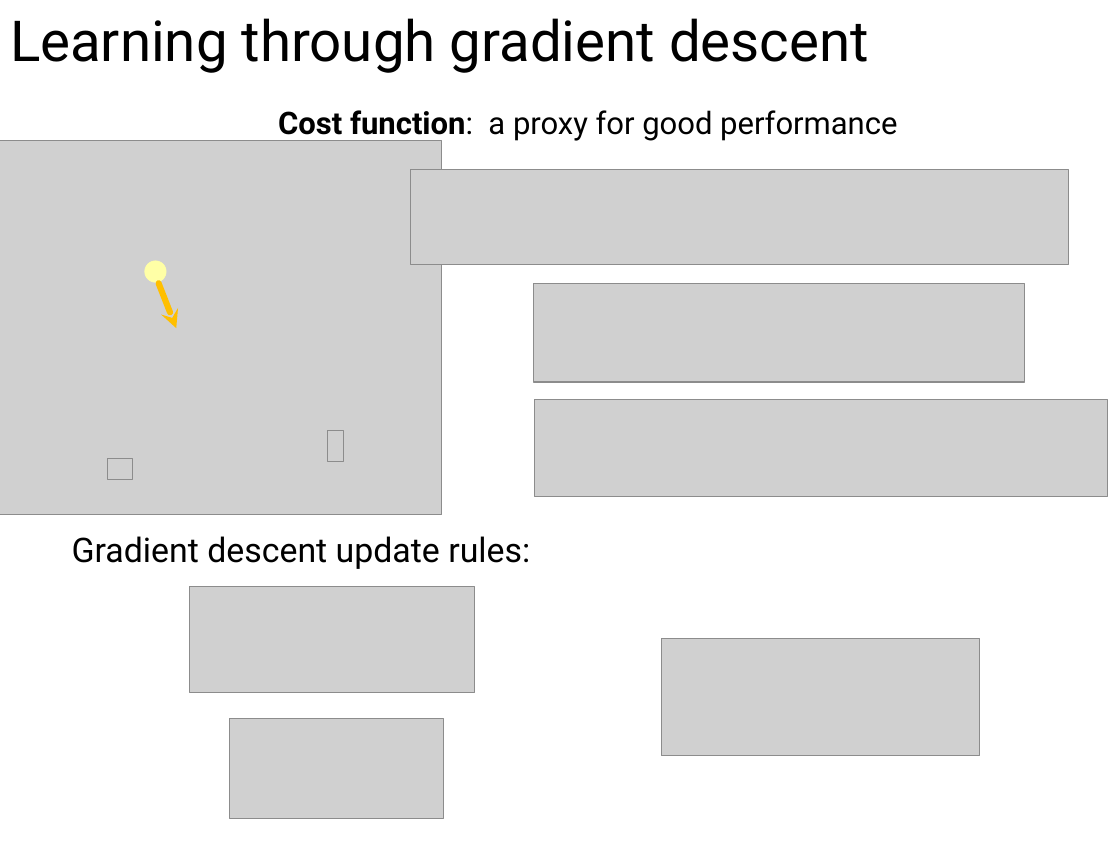
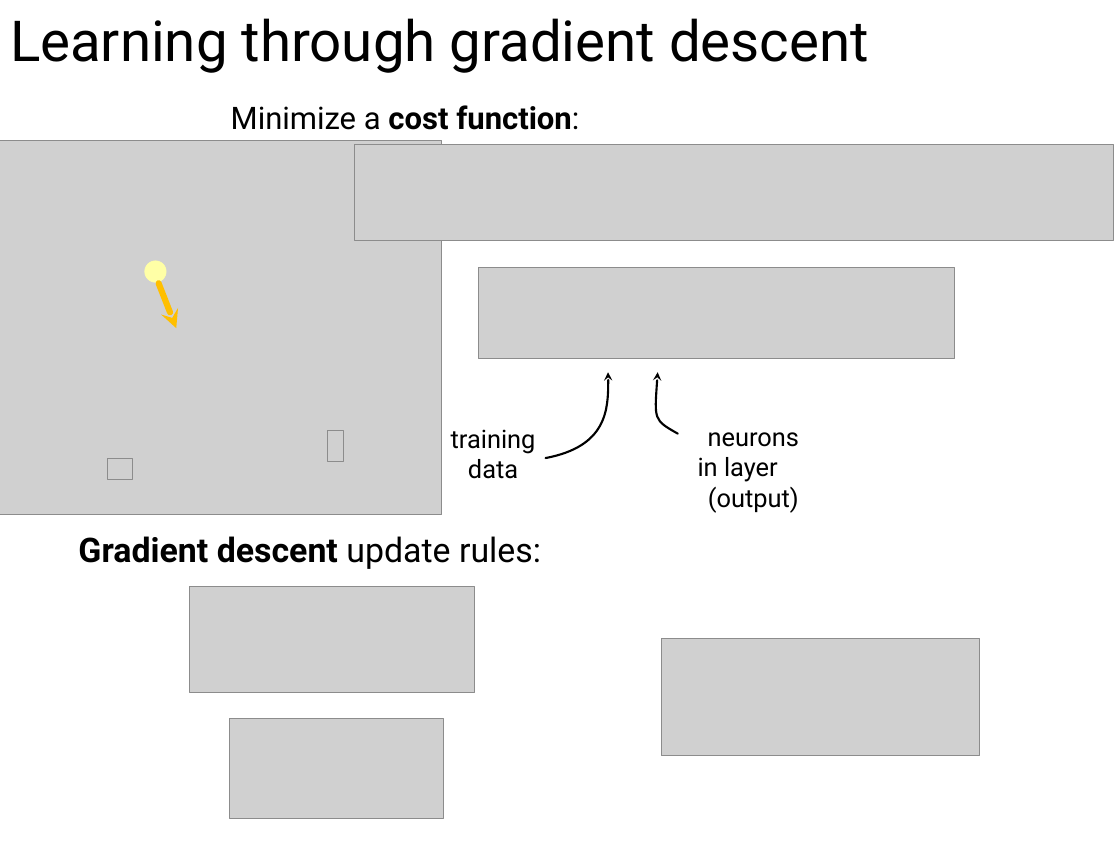
Before and after one commit to ansuini/Winter_School_QLS_2018, a slide deck: slide 9 of Lecture1/slides/Alberto_DeepLearning.odp (slide 8 before the commit). Drawn at 1120x841 pixels with LibreOffice and Linux fonts; fonts in the diff are those of the drawing; grey boxes stand for pictures; background and template pictures are left out. Boxes give left, top, right and bottom in pixels: in the first picture for what was removed or moved away, otherwise in the second. Text is boxed around its words. In the diff, an @@ line names an element or a change of style, - is before the commit and + after.

```diff
--- a/Lecture1/slides/Alberto_DeepLearning.odp
+++ b/Lecture1/slides/Alberto_DeepLearning.odp
@@ text added at [231, 105, 579, 130], 22 pt, text #000000, bold @@
+Minimize a cost function:
@@ text removed at [278, 110, 897, 142] @@
-Cost function: a proxy for good performance
@@ picture: place and size @@
-picture at [411, 170, 1069, 264]
+picture at [354, 144, 1113, 240]
@@ picture: place and size @@
-picture at [534, 284, 1024, 382]
+picture at [479, 267, 955, 358]
@@ group added at [451, 372, 799, 512]: 2 texts, 2 freeform shapes @@
+training
+data
+neurons
+in layer
+(output)
@@ picture removed at [535, 399, 1108, 496] @@
@@ text "Gradient descent update rules:" at [78, 536, 541, 569]: bold on in "Gradient descent" @@
```
Also in this commit, not shown: 6 other slides changed, 4 slides added, 3 slides removed, 4 other files.
